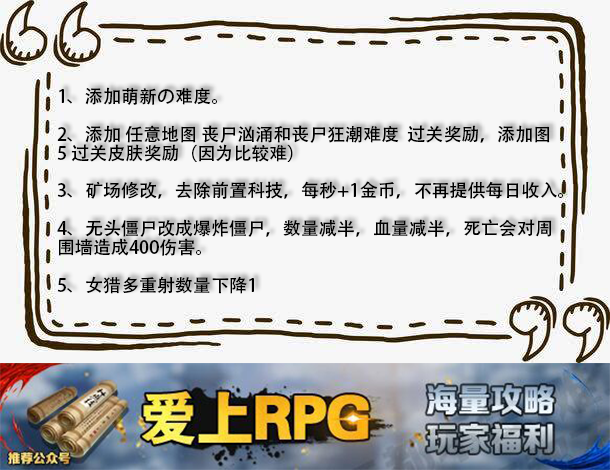
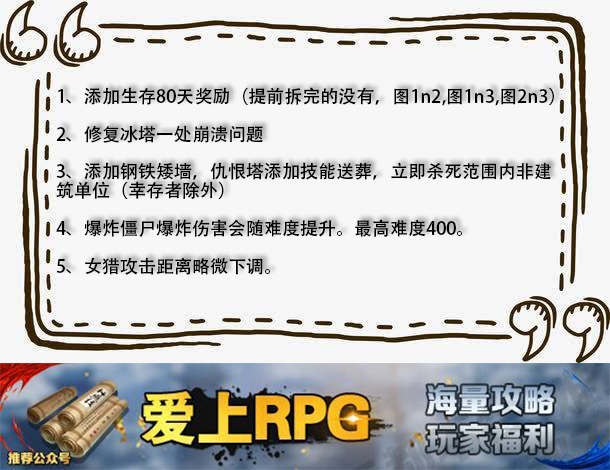
Revision of a layered 610px x 470px image; what changed, layer by layer:
renamed "1、添加萌新の难度。 2、添加 任意地图 丧尸汹涌和丧尸狂潮难度 过关奖励，添加图 5 过关皮肤奖励（因为比较难） 3、" to "1、添加生存80天奖励（提前拆完的没有，图1n2,图1n3,图2n3） 2、修复冰塔一处崩溃问题 3、添加钢铁矮墙，仇恨塔", painted on it over (56, 87, 563, 294)
